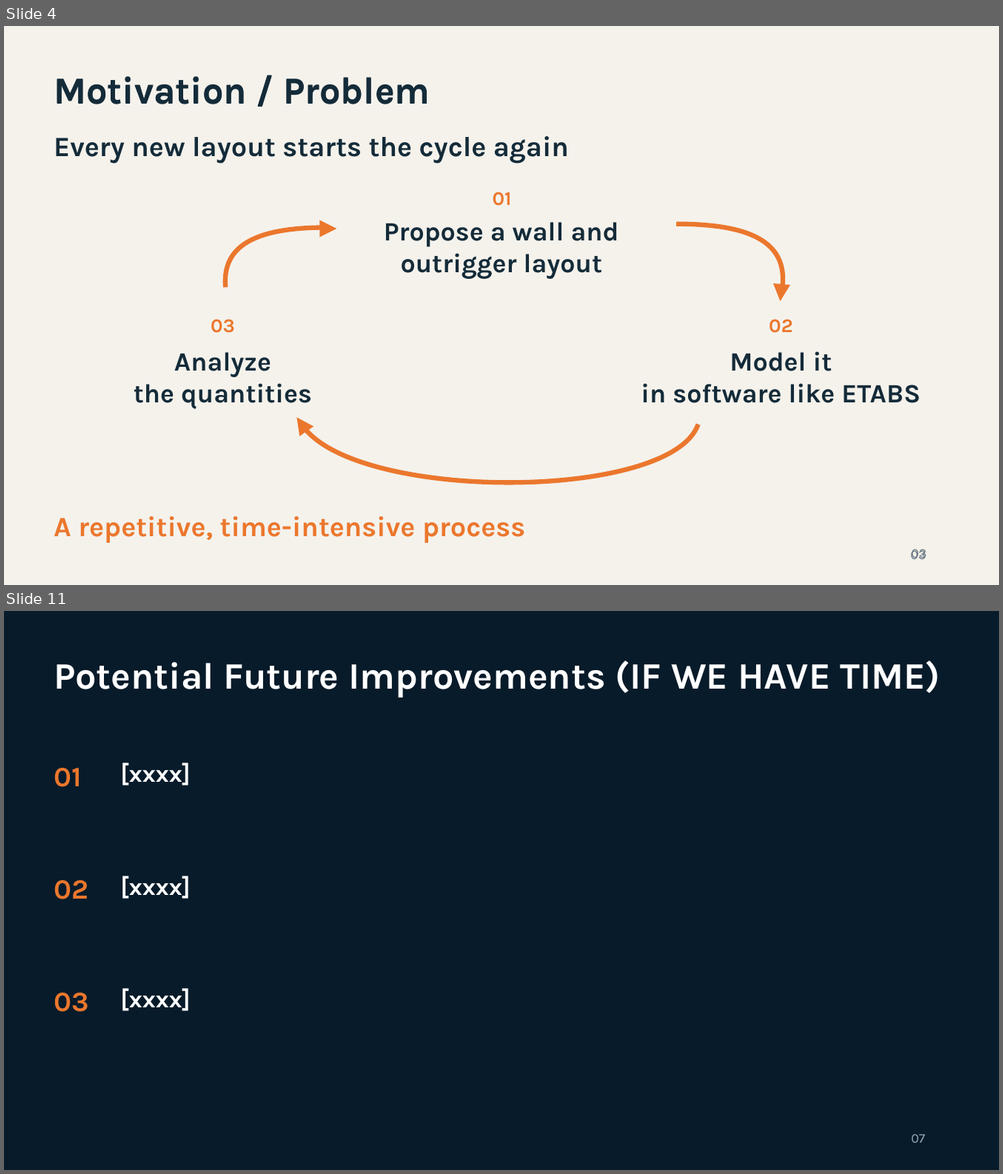
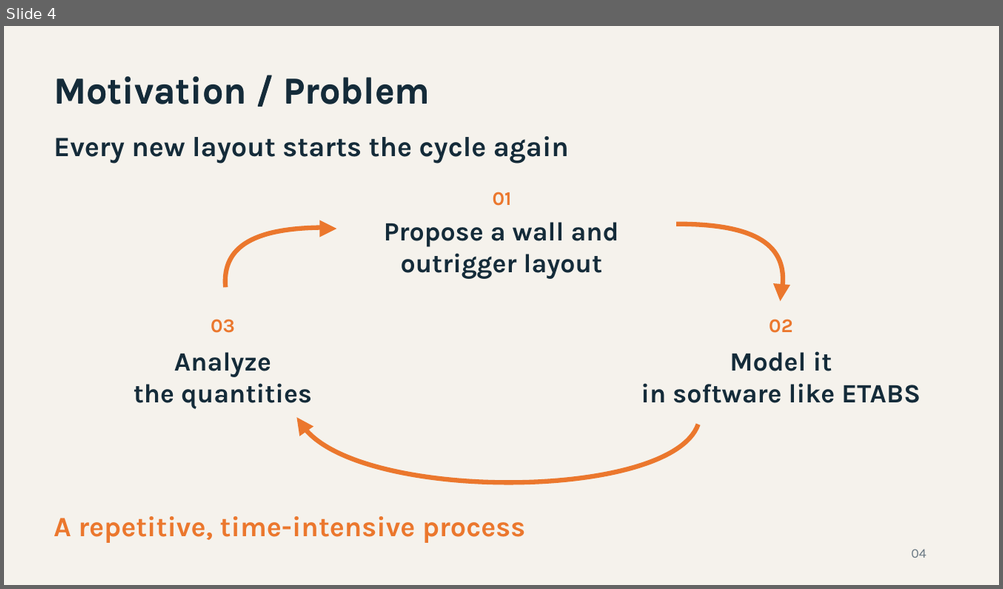
Before and after one commit to shearload/se-hackathon-point-tower, a slide deck: powerpoint/SWOOP_Presentation_Template.pptx. Shown one above the other, each under a label of ours: slides 4 and 11 before the commit, slide 4 after it; the slides between them are not shown. The pictures are 1003x1174 and 1003x589 pixels, drawn with LibreOffice and Linux fonts; fonts in the diff are those of the drawing. Boxes give left, top, right and bottom in pixels: in the first picture for what was removed or moved away, otherwise in the second. Text is boxed around its words. In the diff, an @@ line names an element or a change of style, - is before the commit and + after.

```diff
--- a/powerpoint/SWOOP_Presentation_Template.pptx
+++ b/powerpoint/SWOOP_Presentation_Template.pptx
@@ slide 11 removed at (4,611,999,1170), background #081B2A @@
@@ text removed at (54,661,940,698) @@
-Potential Future Improvements (IF WE HAVE TIME)
@@ text removed at (120,763,190,786) @@
-[xxxx]
@@ text removed at (54,768,81,787) @@
-01
@@ text removed at (120,876,190,899) @@
-[xxxx]
@@ text removed at (54,880,88,900) @@
-02
@@ text removed at (54,993,88,1012) @@
-03
@@ text removed at (120,988,190,1011) @@
-[xxxx]
@@ text removed at (910,1134,925,1143) @@
-07
@@ slide 4 changed as well @@
@@ text at (910,549,926,558): text changed @@
-03
+04
@@ text removed at (910,547,949,566) @@
-03
```
Also in this commit, not shown: 3 other slides changed, 7 slides added, 7 other slides removed.
